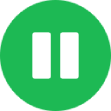
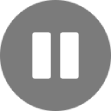
Revision of a layered 111 x 111 image; what changed, layer by layer:
added layer "Layer 3" above "Layer 2" over [0, 0, 111, 111]
hid "Layer 2" over [0, 0, 111, 111]
